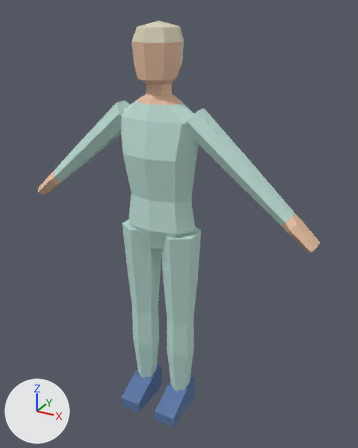
Two versions of the FBX model Assets/Character/Patient_Male_Old/Patient_Male_Old.fbx, one commit apart.
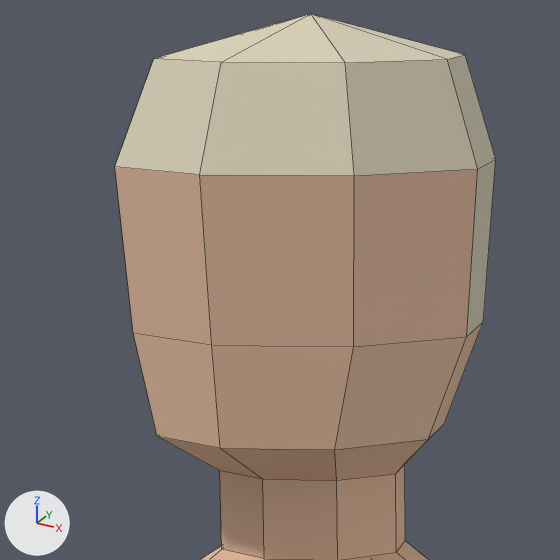
There are two pictures of each version: one whole from a camera (50 mm lens) standing at (1.037, -1.722, 1.85) and looking at (0.067, 0.041, 0.968), one close up on the part from 32% to 54% of the width and 4% to 21% of the height. The axes (+X, +Y, +Z) are drawn at lower left. The lights are the same throughout. The older version's two pictures come first. The close-ups show mesh edges as thin lines.

Names of what the first close-up shows: 'Patient_Male_Old'.
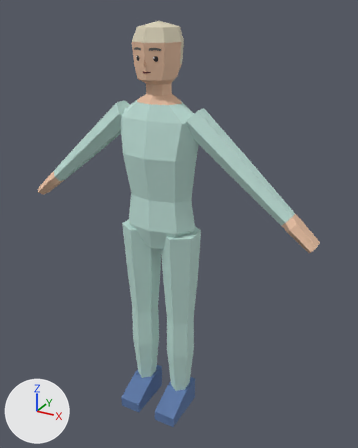
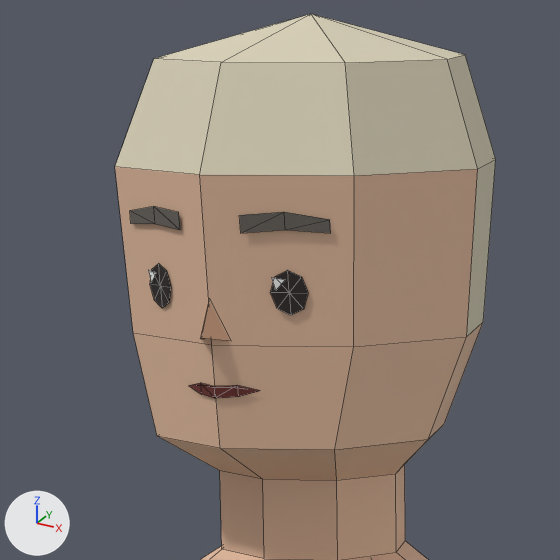
Changed parts and their boxes [x1, y1, x2, y2] in the close-ups (560 x 560 px):
```json
{"part": 1, "of": "me_patient_male_old", "change": "added", "after": [130, 206, 331, 398]}
```

The change, as JSON lines over the scene's bpy script:
```json
{"op": "add", "block": "img_facepalette_png", "code": ["img_facepalette_png = load_image('FacePalette.png', '../Face/FacePalette.png', 32, 16, 'sRGB')"]}
{"op": "add", "block": "mat_patient_male_old_face", "code": ["mat_patient_male_old_face = principled_material('Patient_Male_Old_Face')", "mat_patient_male_old_face.texture = img_facepalette_png", "mat_patient_male_old_face.roughness = 0.55"]}
{"block": "me_patient_male_old", "where": "# used by ob_patient_male_old; location = (0.0, 0.0, 0.0)"}
{"op": "remove", "block": "me_patient_male_old", "code": "me_patient_male_old.from_pydata(...)  # 249 vertices, 228 faces; spans x -0.69..0.69, y -0.16..0.1, z 0.0..1.8"}
{"op": "add", "block": "me_patient_male_old", "code": "me_patient_male_old.from_pydata(...)  # 329 vertices, 289 faces; spans x -0.69..0.69, y -0.16..0.1, z 0.0..1.8"}
{"block": "me_patient_male_old", "change": "me_patient_male_old part 1"}
{"block": "me_patient_male_old", "change": "80 vertices are added at x -0.06..0.06, y -0.11..-0.08, z 1.62..1.71"}
{"block": "me_patient_male_old", "change": "61 new faces join them, mat_patient_male_old_face (picture img_facepalette_png)"}
{"op": "add", "block": "me_patient_male_old", "code": "me_patient_male_old.materials.append(mat_patient_male_old_face)  # picture img_facepalette_png"}
```
